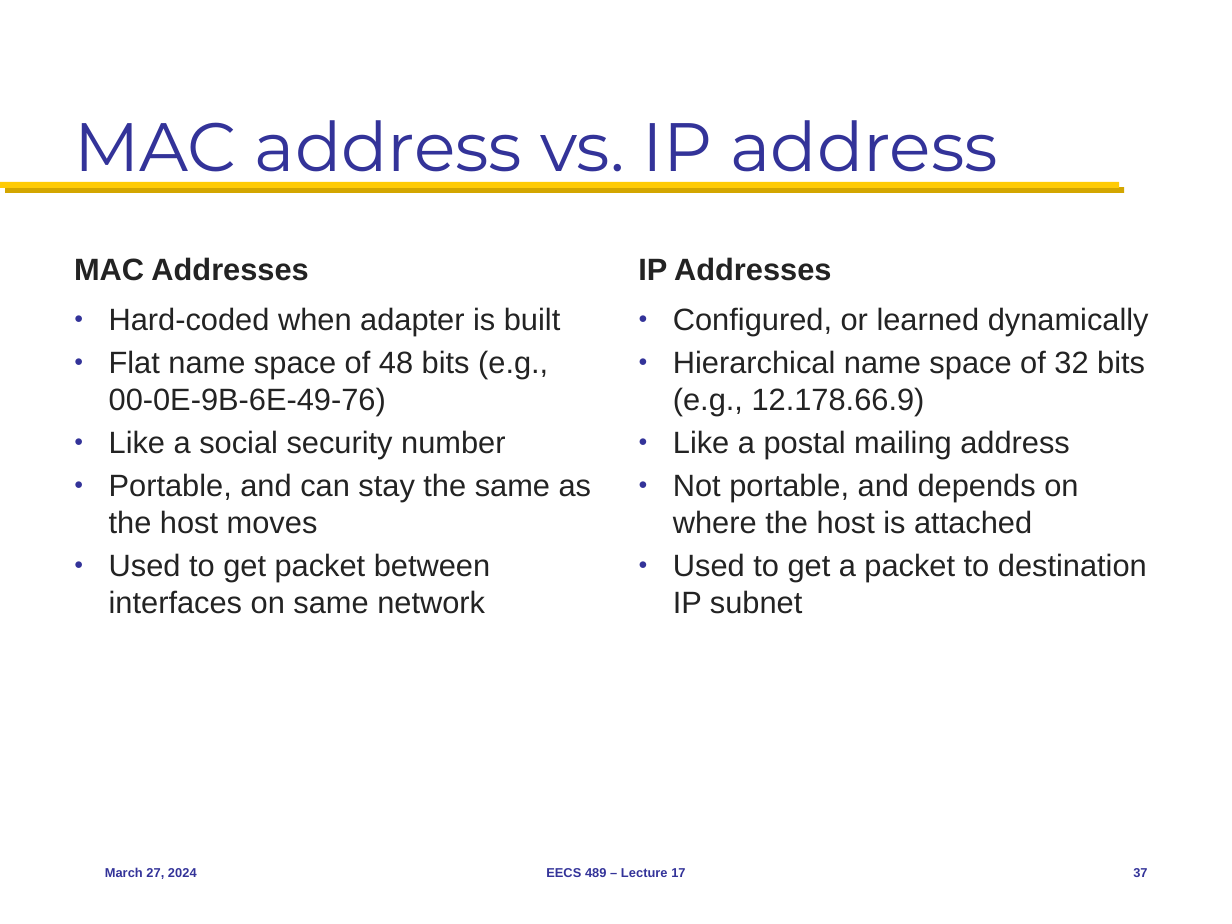
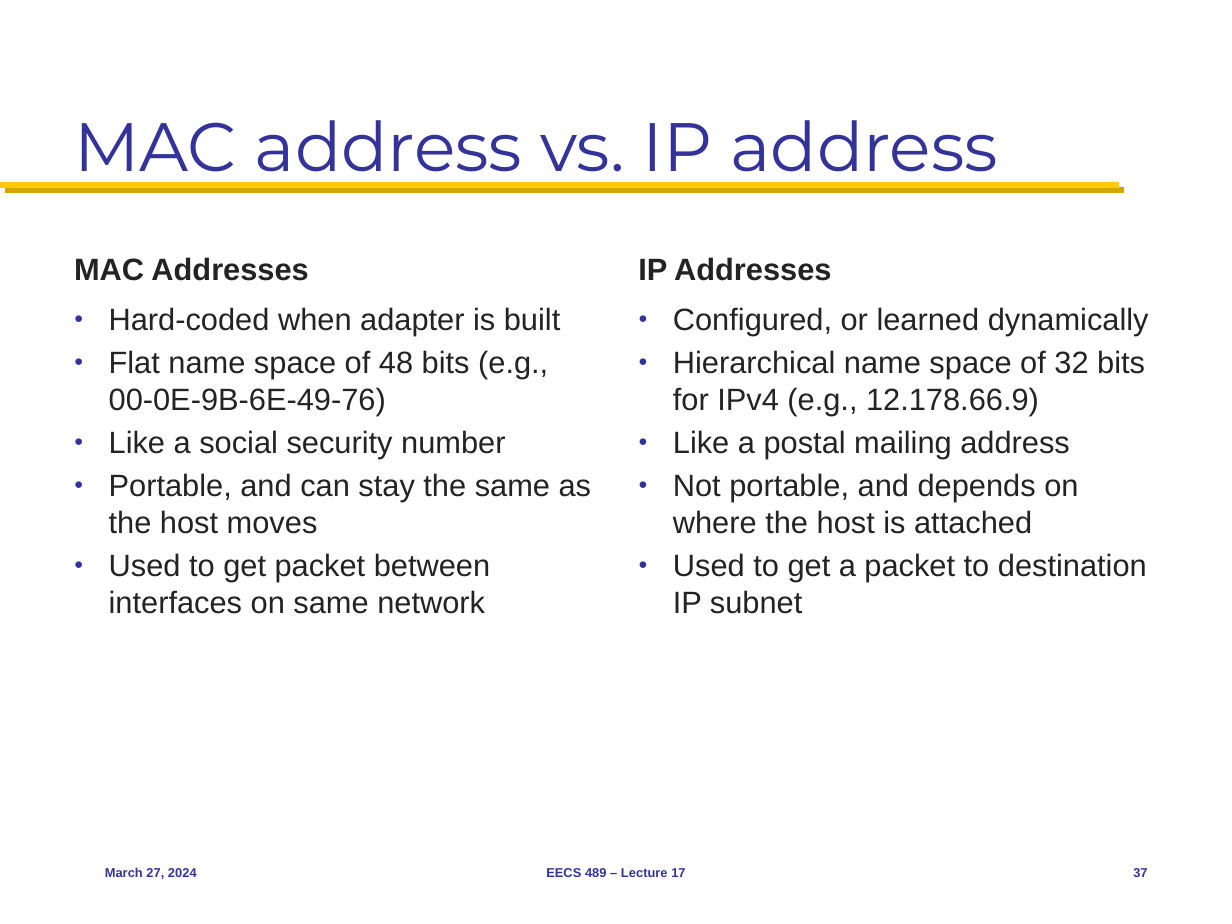
Before and after one commit to mosharaf/eecs489, a slide deck: slide 37 of Slides/032724.pptx. Drawn at 1232x924 pixels with LibreOffice and Linux fonts; fonts in the diff are those of the drawing. Boxes give left, top, right and bottom in pixels: in the first picture for what was removed or moved away, otherwise in the second. Text is boxed around its words. In the diff, an @@ line names an element or a change of style, - is before the commit and + after.

```diff
--- a/Slides/032724.pptx
+++ b/Slides/032724.pptx
@@ text at <box>673,350,1145,415</box>: text changed @@
-● Hierarchical name space of 32 bits (e.g., 12.178.66.9)
+● Hierarchical name space of 32 bits for IPv4 (e.g., 12.178.66.9)
```
Also in this commit, not shown: 4 other slides changed, 1 other file.
